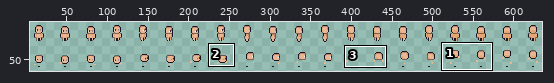
Sprite sheet: assets/sprites/player/Player-Sheet.png. Above, an overview of the earlier version with the close-up marked.
Close-up. First the earlier version:
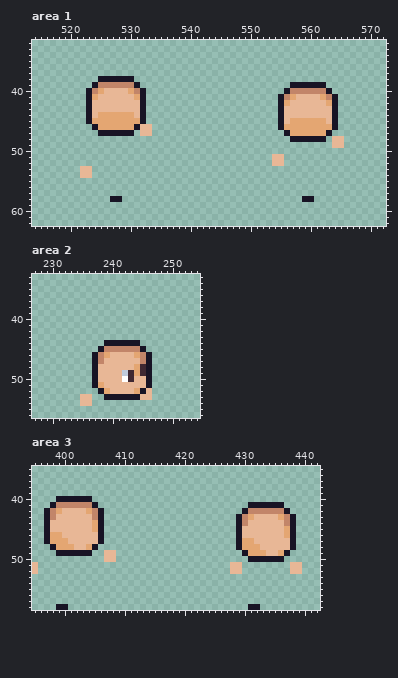
The file is 640x64 pixels. Shown: area 1: x 514..572, y 32..62; area 2: x 227..254, y 33..56; area 3: x 395..442, y 35..58. The wide view leaves out empty margins. The commit also changed other parts of the picture, which this record leaves out.
After:
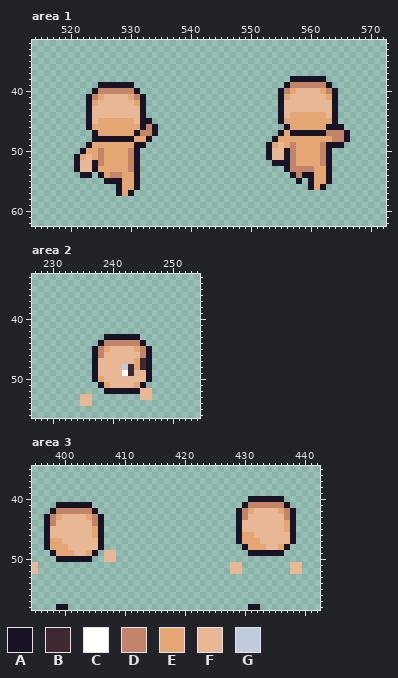
Palette (. is transparent): A #181425  B #3f2832  C #ffffff  D #c28569  E #e4a672  F #e8b796  G #c0cbdc
What changed:
Changed rows in their new state; - is an unchanged pixel.
Area 1:
first column x 521:
38 ----......--------------------------AAAAAA----
39 ---.AAAAAA.------------------------ADDDDDDA---
40 --.ADDDDDDA.----------------------ADEFFFFEDA--
41 ---DE----ED------------------------EF----FE---
42 ---E------E------------------------F------F---
44 ----FFFFFF--------------------------EEEEEE----
45 ---F------F-A----------------------E------E---
46 --AE------EADA--------------------.A------A-A-
47 ---AEEEEEEADDA--------------------AEAAAAAADDDA
48 ---AAAAAAAEEA--------------------AEEEEEEEEEDDA
49 --AEEEEEEEAA--------------------AEFEDEEEEDAAA-
50 -AEEDEEEEDA---------------------AFFADEEEEDA---
51 AEFEDEEEEDA---------------------A--ADEEEEDA---
52 AFFADEEEEDA----------------------AAADEEEEDA---
53 A--AEEEEEDA------------------------ADDDDEEA---
54 -AA-AEDDEEA-------------------------ADAAEEA---
55 -----AAAEEA--------------------------A-AEEA---
56 -------AEEA----------------------------AEA----
57 -------AEA------------------------------------
58 ------..------------------------------..------
Area 2:
first column x 237:
43 --AAAAAA--
44 -ADDDDDDA-
45 ADEFFFFEDA
46 --F----F--
47 -F-----EB-
48 -----GB---
49 -----C-FF-
50 -E---FF---
51 .AE----EA.
52 -.AAAAAAF-
53 --......--
Area 3:
first column x 397:
40 --......--------------------------AAAAAA--
41 -.AAAAAA.------------------------ADDDDDDA-
42 .ADDDDDDA.----------------------ADEFFFFEDA
43 --E----E--------------------------F----F--
44 -D------D------------------------F------E-
46 -FF-----E------------------------EE-----F-
47 ---F-------------------------------E------
48 AE--F--FFA----------------------.A--E--EA.
49 -AEEEFFEA------------------------.AAAAAA.-
50 --AAAAAA--------------------------......--
Changed places in both close-ups, as pixel boxes (x1, y1, x2, y2):
changed: (74, 76, 158, 202)
changed: (266, 76, 350, 202)
changed: (92, 334, 152, 400)
changed: (44, 496, 104, 562)
changed: (236, 496, 296, 562)
